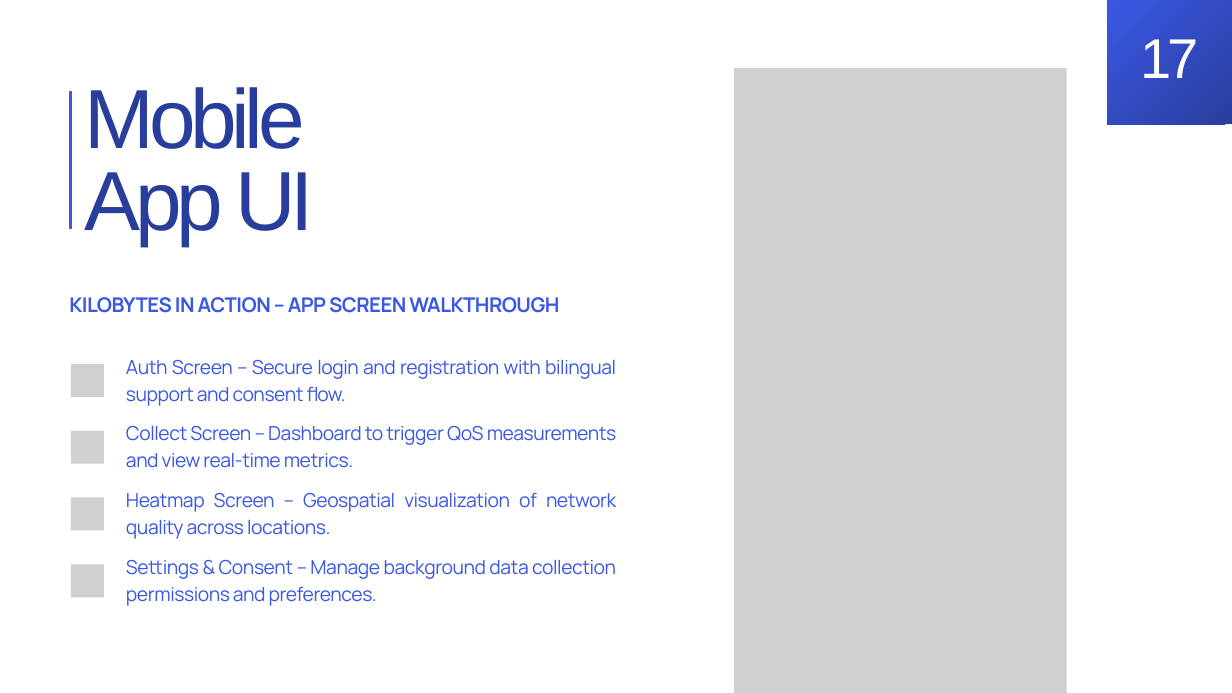
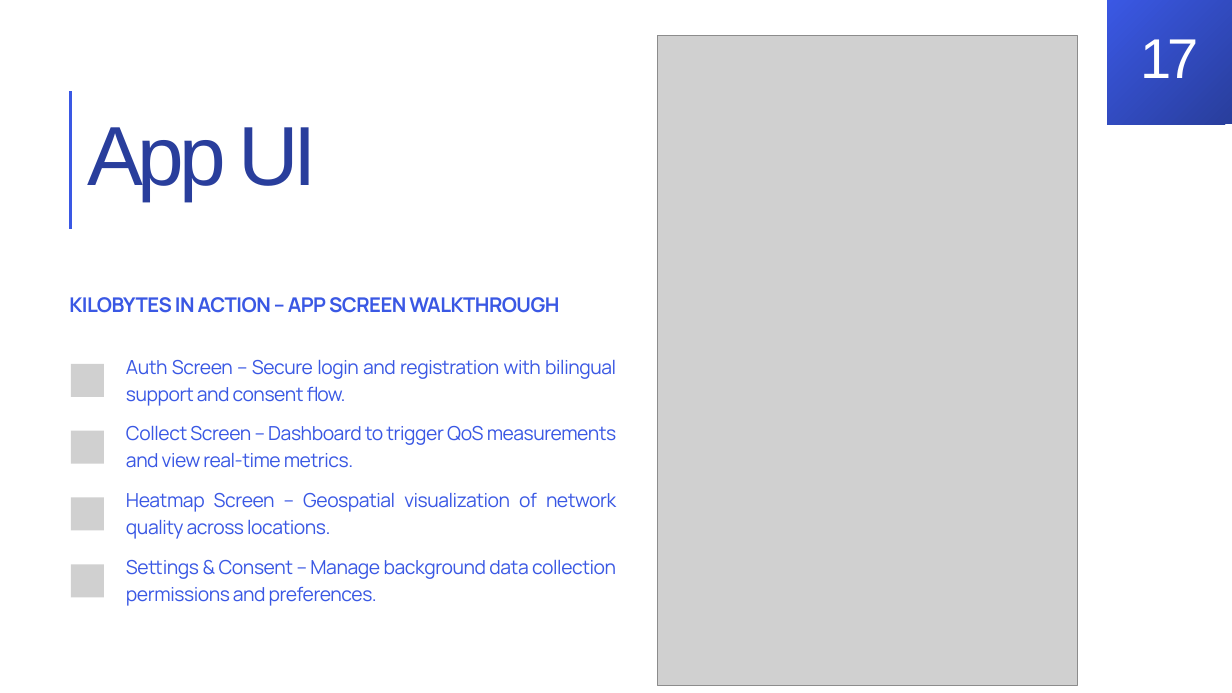
Before and after one commit to BrayanMorningstar237/CEF440_Group5, a slide deck: slide 15 of Final Report Group 5/Final PPT Group 5.pptx (slide 17 before the commit). Drawn at 1232x693 pixels with LibreOffice and Linux fonts; fonts in the diff are those of the drawing; grey boxes stand for pictures; background and template pictures are left out. Boxes give left, top, right and bottom in pixels: in the first picture for what was removed or moved away, otherwise in the second. Text is boxed around its words. In the diff, an @@ line names an element or a change of style, - is before the commit and + after.

```diff
--- a/Final Report Group 5/Final PPT Group 5.pptx
+++ b/Final Report Group 5/Final PPT Group 5.pptx
@@ picture: place and size @@
-picture at bbox=[734, 68, 1067, 693]
+picture at bbox=[657, 35, 1077, 686]
@@ text at bbox=[87, 127, 316, 200]: text changed @@
-Mobile App UI
+App UI
```
Also in this commit, not shown: 7 other slides changed, 1 slide added, 2 slides removed.
